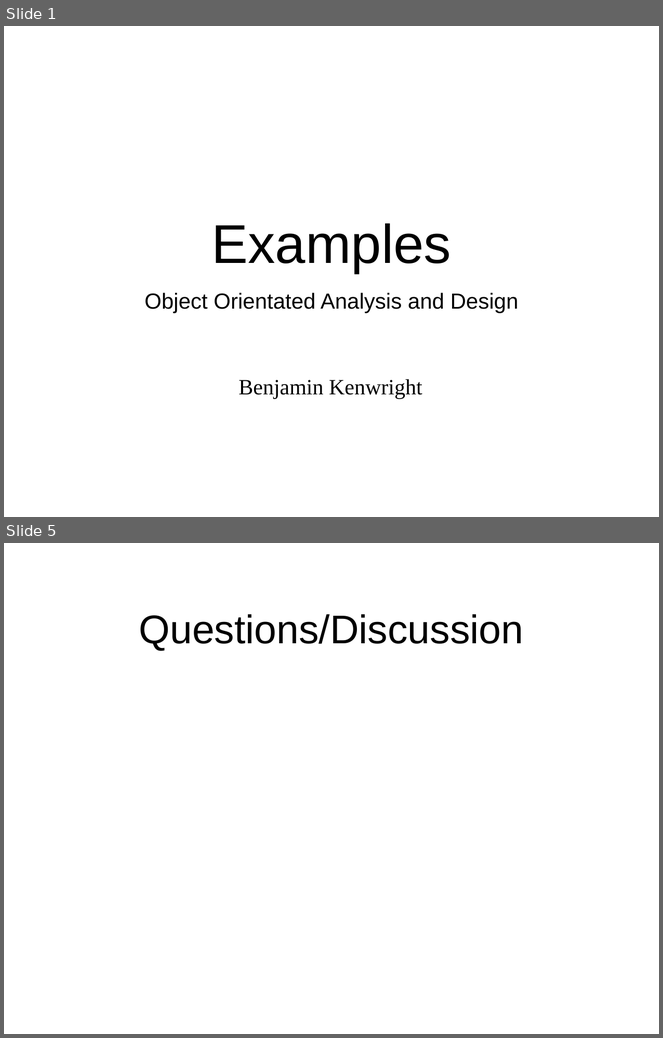
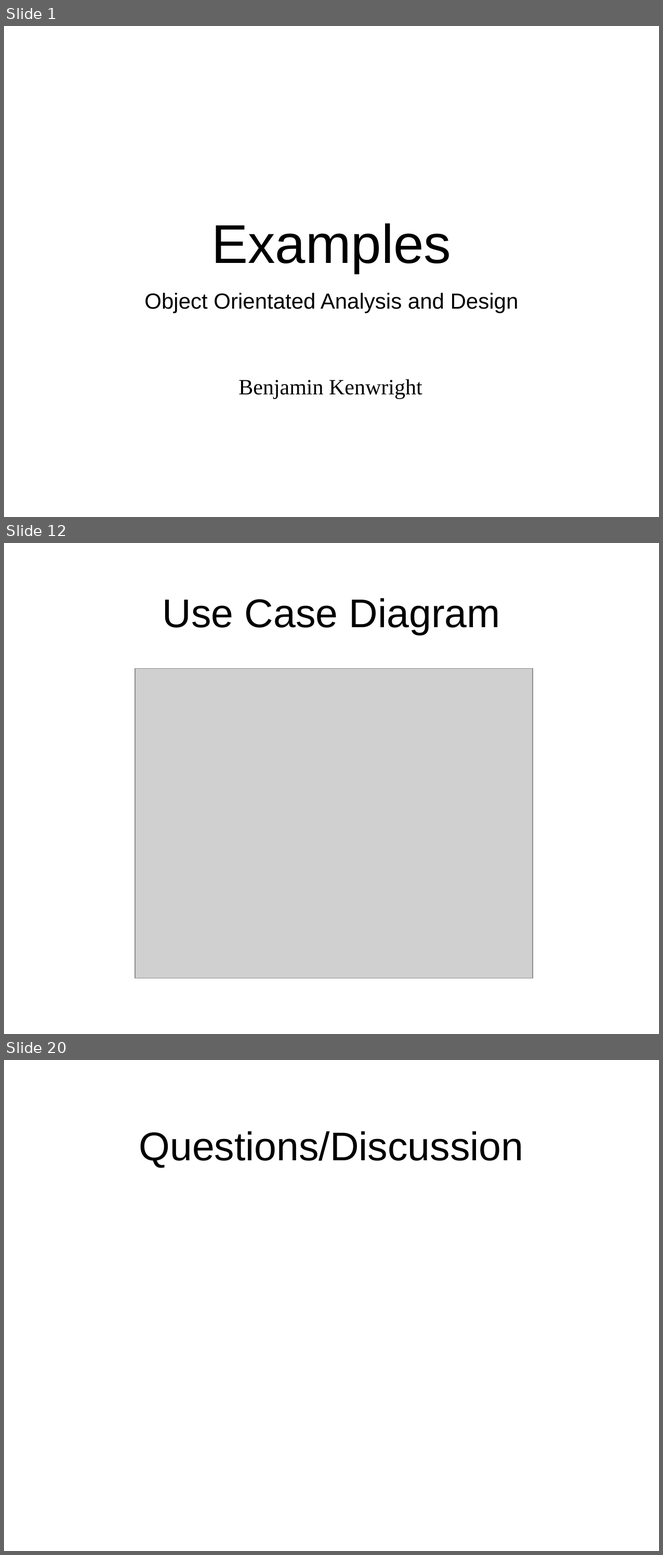
Before and after one commit to octaviordz/zjnu2017.github.io, a slide deck: OOAD/lectures/100--Examples.pptx. Shown one above the other, each under a label of ours: slides 1 and 5 before the commit, slides 1, 12 and 20 after it; the slides between them are not shown. The pictures are 663x1038 and 663x1555 pixels, drawn with LibreOffice and Linux fonts; fonts in the diff are those of the drawing; grey boxes stand for pictures. Boxes give left, top, right and bottom in pixels: in the first picture for what was removed or moved away, otherwise in the second. Text is boxed around its words. In the diff, an @@ line names an element or a change of style, - is before the commit and + after.

```diff
--- a/OOAD/lectures/100--Examples.pptx
+++ b/OOAD/lectures/100--Examples.pptx
@@ slide 12 added at [4,543,659,1034], background #FFFFFF @@
@@ title added at [162,598,501,635], 44 pt, text #000000 @@
+Use Case Diagram
@@ picture added at [135,669,533,979] @@
@@ what was slide 5 is now slide 20 @@
```
Also in this commit, not shown: 3 slides changed, 14 other slides added, 2 other files.
